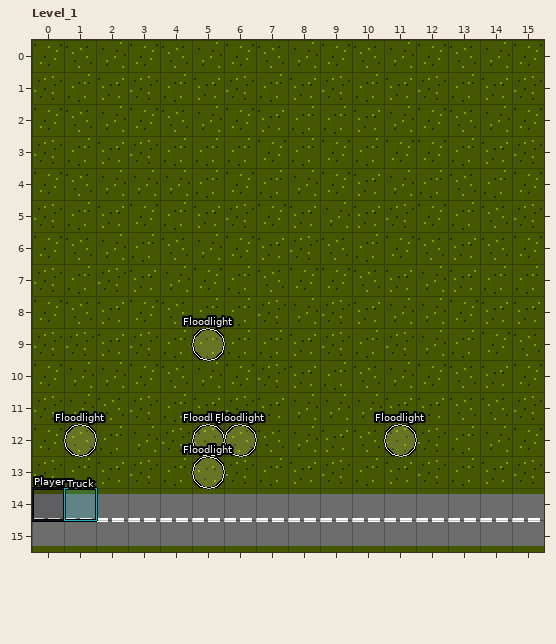
Two versions of a level (LDtk project, public/world.ldtk). Above is the file before it was changed.
Cells are 16x16 px. Shown: Level_1 x 0..15, y 0..15. The commit also changed other parts of the map, which this record leaves out.
_ is an empty cell.
Objects are placed by their top-left corner, in cells (3,4 is the top-left corner of cell 3,4); size is 1x1 cell unless given.
Layers that did not change in this view are not listed.
Objects on layer "Entities" before:
"Player" rectangle at 0,14
"Truck" rectangle at 1,14
"Floodlight" ellipse at 1,12
"Floodlight" ellipse at 5,12
"Floodlight" ellipse at 11,12
"Floodlight" ellipse at 6,12
"Floodlight" ellipse at 5,13
"Floodlight" ellipse at 5,9
After the commit:
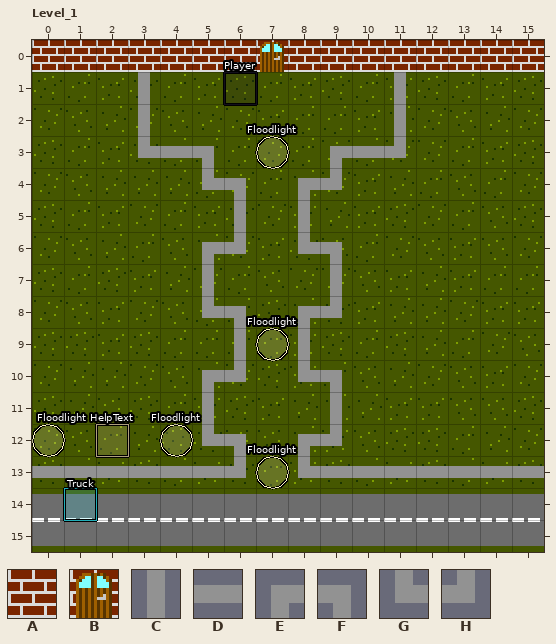
Further tiles: from "Walls": A 16, B 17, C 21, D 22, E 36, F 37, G 52, H 53.
Tiles of an added or newly shown layer are drawn over the layers below it.
Diff:
{"where": "layer \"Entities\""}
{"was": "\"Player\" rectangle at 0,14", "now": "\"Player\" rectangle at 6,1"}
{"was": "\"Floodlight\" ellipse at 1,12", "now": "\"Floodlight\" ellipse at 7,9"}
{"was": "\"Floodlight\" ellipse at 5,12", "now": "\"Floodlight\" ellipse at 7,3"}
{"was": "\"Floodlight\" ellipse at 11,12", "now": "\"Floodlight\" ellipse at 7,9"}
{"was": "\"Floodlight\" ellipse at 6,12", "now": "\"Floodlight\" ellipse at 7,13"}
{"now": "B \"Goal\" at 7,0"}
{"now": "\"HelpText\" rectangle at 2,12"}
{"now": "\"Floodlight\" ellipse at 0,12"}
{"now": "\"Floodlight\" ellipse at 4,12"}
{"was": "\"Floodlight\" ellipse at 5,13"}
{"was": "\"Floodlight\" ellipse at 5,9"}
{"where": "layer \"Walls\" (added)"}
{"y":0,"x":0,"old":"_______","new":"AAAAAAA"}
{"y":0,"x":8,"old":"________","new":"AAAAAAAA"}
{"y":1,"x":3,"old":"_","new":"C"}
{"y":1,"x":11,"old":"_","new":"C"}
{"y":2,"x":3,"old":"_","new":"C"}
{"y":2,"x":11,"old":"_","new":"C"}
{"y":3,"x":3,"old":"___","new":"GDF"}
{"y":3,"x":9,"old":"___","new":"EDH"}
{"y":4,"x":5,"old":"__","new":"GF"}
{"y":4,"x":8,"old":"__","new":"EH"}
{"y":5,"x":6,"old":"_","new":"C"}
{"y":5,"x":8,"old":"_","new":"C"}
{"y":6,"x":5,"old":"__","new":"EH"}
{"y":6,"x":8,"old":"__","new":"GF"}
{"y":7,"x":5,"old":"_","new":"C"}
{"y":7,"x":9,"old":"_","new":"C"}
{"y":8,"x":5,"old":"__","new":"GF"}
{"y":8,"x":8,"old":"__","new":"EH"}
{"y":9,"x":6,"old":"_","new":"C"}
{"y":9,"x":8,"old":"_","new":"C"}
{"y":10,"x":5,"old":"__","new":"EH"}
{"y":10,"x":8,"old":"__","new":"GF"}
{"y":11,"x":5,"old":"_","new":"C"}
{"y":11,"x":9,"old":"_","new":"C"}
{"y":12,"x":5,"old":"__","new":"GF"}
{"y":12,"x":8,"old":"__","new":"EH"}
{"y":13,"x":0,"old":"_______","new":"DDDDDDH"}
{"y":13,"x":8,"old":"________","new":"GDDDDDDD"}
